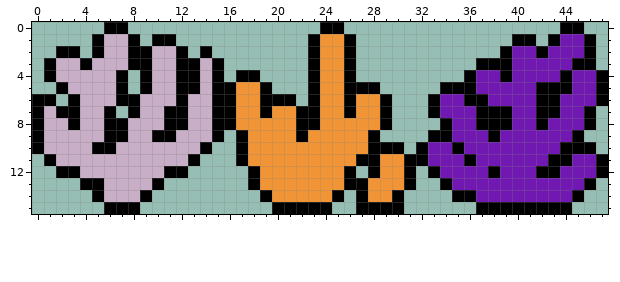
Edited in one commit: pixel-art sprite (Assets/Tilesets/pngs/coral-sheet.png). Above: the version before the commit.
The file is 48x16 pixels.
New version:
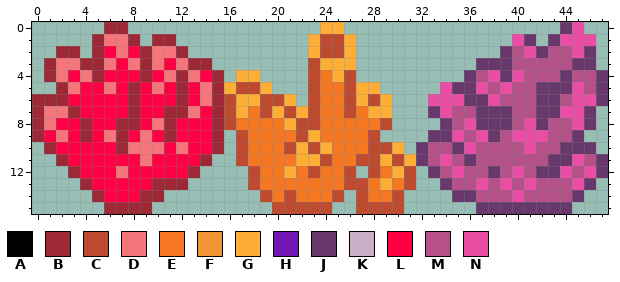
Palette (. is transparent): A #000000  B #9e2835  C #be4a2f  D #f6757a  E #f77622  F #f09435  G #feae34  H #7118b2  J #68386c  K #c9aec7  L #ff0044  M #b55088  N #eb4da5
What changed:
Changed rows in their new state; - is an unchanged pixel.
first column x 0:
 0 ------BB----------------GG------------------JN--
 1 -----BDDB-BB-----------GCCG-------------NJ-JNNN-
 2 --BB-BLDLBDDB-.--------GCCG------------JMNJMMNJ-
 3 -BDDBBDLDBDLDBB.-------CGGG----------JJJMMMMMJJ-
 4 -BDLDBLLLBLDBDLB-GG----CEGC---------JMNJNMMMJMMJ
 5 --BDLLDLBLDLBLDBGCCG---CEECGG-----NJJNMNMMJJJNMJ
 6 BBBLLLLLBLLLBLDBCGGCCG-CEECGCG---NNNJJNMMMJJMNNJ
 7 BDDBLLLLBLLBBDLBCGECGCGCEECEGG---JNMMJJJMMJJNNJ-
 8 BDLLBLLBBLDBLLLBCEEEEGCCEEEEEC----JMNJJJMNJMMNJ-
 9 BLDLBLDBLDLBLLLB-CEEEECGEEEEC----JJNMNJMNNNMMJ--
10 .BLLLLLBDDDLDLLB-CEEECGCGEEECCG-JMMJNMMMMNMMJJJ-
11 -.BLLLLLLDLLLLB--CEEEEGGCEECCGCGJMNMJMMMMMMJJNMJ
12 --.BLLLDLLLLLB----CEEGECEEC-CEGC-JMNMMJMNMJJNMNJ
13 ----BLLLLLBBB-----CEEEEEEECCEGEC--JMMNMNMNMMMNJ-
14 -----BLLLBB--------CECEEEC-CEEC----JJMMMNMMMMJ--
15 ------BBBB----------CCCCC--CCCC------JJJJJJJJ---
Pixel boxes of the changes (left, top, right, bottom) in both pictures:
changed: (32, 22, 608, 214)
